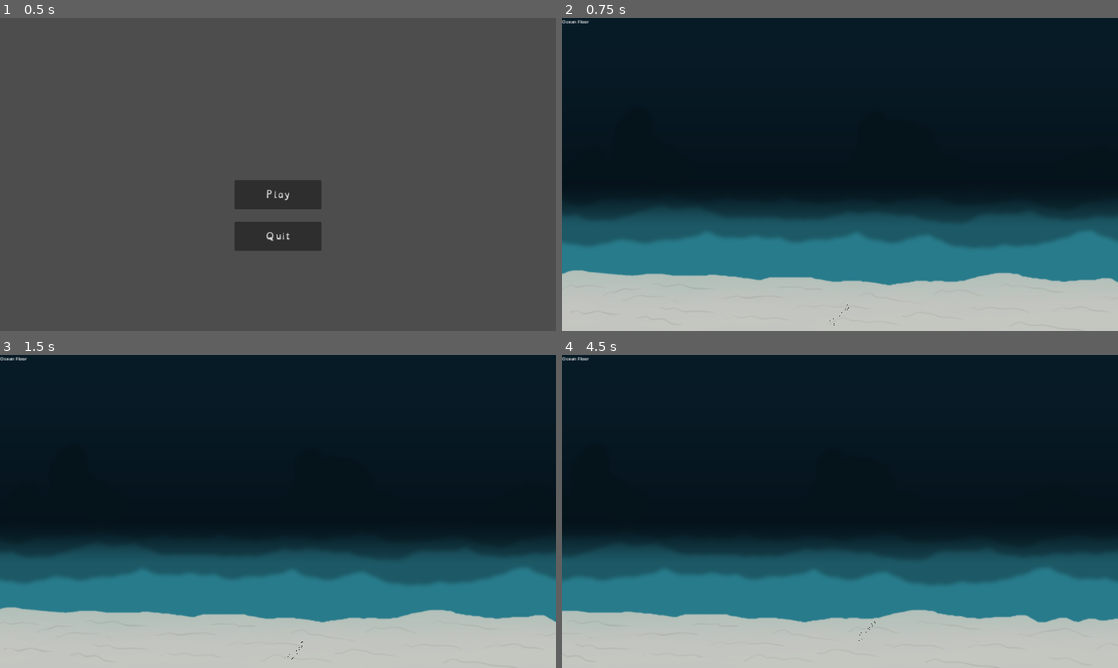
Above: before the commit, frames 1-4 (two rows, left to right).
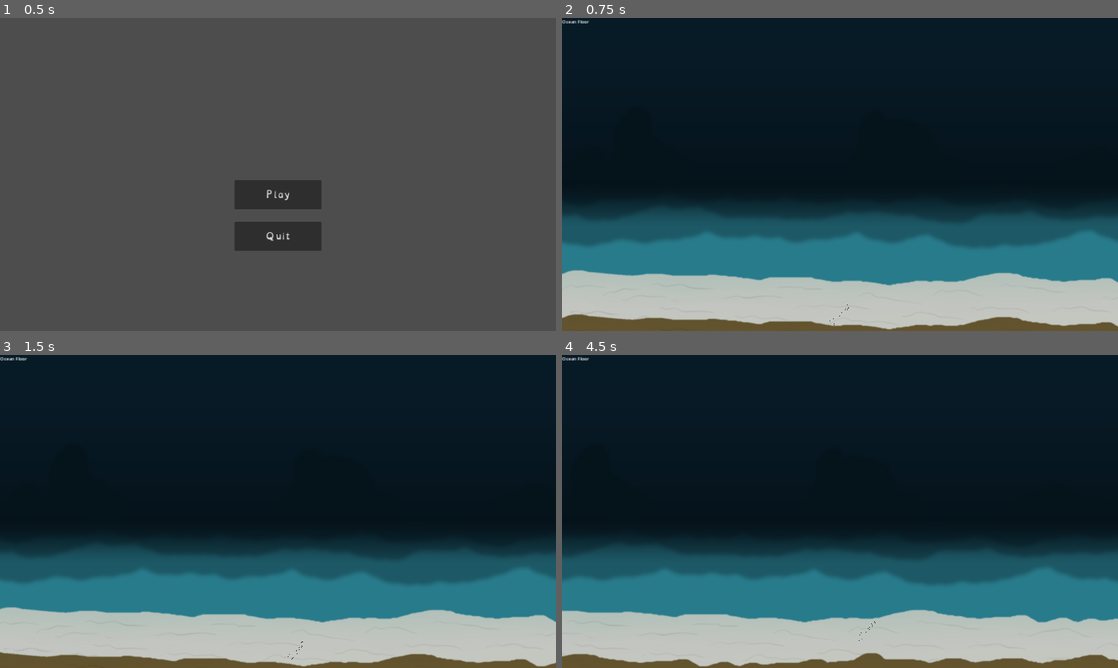
Above: after the commit, the same moments.

Repository: KeyraWebb/Cheezbored
Game: Godot game, scene res://scenes/game.tscn
The game is run twice, just before and just after one commit, with the same random seed, the same clock (stepped at 60 frames per second) and the same inputs.
Inputs:
- Up to frame 1 (0.5 s): no input
- Up to frame 2 (0.75 s): click "Play" at 0.5 s
- Up to frame 3 (1.5 s): tap Enter at 1.25 s; hold Right (move_right) from 1.28 s (still down)
- Up to frame 4 (4.5 s): tap Space (jump) at 1.52, 2.27, 3.77 s; release Right (move_right) at 2.78 s; hold Left (move_left) 2.78-3.53 s; hold Right (move_right) from 3.53 s (still down)

Frame 1 is identical in both runs. In frame 2, 3.1% of the frame differs, in the area x 0-100%, y 94-100%; in frame 3, 2.9%; in frame 4, 2.7%.

Commit message:
added foreground

Diff:
--- a/scenes/zone_loader_test.tscn
+++ b/scenes/zone_loader_test.tscn
@@ -1,9 +1,10 @@
-[gd_scene load_steps=8 format=3 uid="uid://crs5bfilcviv6"]
+[gd_scene load_steps=9 format=3 uid="uid://crs5bfilcviv6"]
 
 [ext_resource type="PackedScene" uid="uid://df6n5fnrrtxh8" path="res://scenes/objects/player.tscn" id="1_5dfng"]
-[ext_resource type="Texture2D" uid="uid://c5u8aug8o1qd0" path="res://assets/sprites/Setting Image temp.png" id="2_avkxb"]
 [ext_resource type="Script" path="res://scripts/zones.gd" id="2_usm80"]
+[ext_resource type="Texture2D" uid="uid://b4wivdan60b3l" path="res://assets/sprites/backgrounds/OceanFloorRear.png" id="3_4ws3a"]
 [ext_resource type="PackedScene" uid="uid://cmqbyvfy0nnwb" path="res://scenes/zones/ocean_floor.tscn" id="3_v1qq2"]
+[ext_resource type="Texture2D" uid="uid://bfws0r5mvw126" path="res://assets/sprites/backgrounds/OceanFloorFront.png" id="4_v5auo"]
 
 [sub_resource type="WorldBoundaryShape2D" id="WorldBoundaryShape2D_c0pn0"]
 
@@ -54,31 +55,46 @@
 offset_bottom = 23.0
 text = "TEXT"
 
+[node name="ParallaxBackground" type="ParallaxBackground" parent="Zones"]
+
+[node name="OceanBack" type="ParallaxLayer" parent="Zones/ParallaxBackground"]
+motion_scale = Vector2(0.2, 0.2)
+
+[node name="Background" type="Sprite2D" parent="Zones/ParallaxBackground/OceanBack"]
+z_index = -20
+position = Vector2(0, -540)
+texture = ExtResource("3_4ws3a")
+centered = false
+
+[node name="OceanMid" type="ParallaxLayer" parent="Zones/ParallaxBackground"]
+motion_scale = Vector2(0.4, 0.4)
+
+[node name="foreground" type="Sprite2D" parent="Zones/ParallaxBackground/OceanMid"]
+texture = ExtResource("4_v5auo")
+centered = false
+
+[node name="ParallaxForeground" type="ParallaxBackground" parent="Zones"]
+layer = 99
+
+[node name="OceanMid" type="ParallaxLayer" parent="Zones/ParallaxForeground"]
+motion_scale = Vector2(2, 2)
+
+[node name="foreground" type="Sprite2D" parent="Zones/ParallaxForeground/OceanMid"]
+modulate = Color(0.541968, 0.431687, 0.245833, 1)
+position = Vector2(0, 152)
+texture = ExtResource("4_v5auo")
+centered = false
+
 [node name="Ocean Floor" parent="Zones" instance=ExtResource("3_v1qq2")]
 
 [node name="Kelp Forest" type="Node2D" parent="Zones" groups=["Zones"]]
 position = Vector2(1960, -624)
 scale = Vector2(0.5, 0.5)
 
-[node name="Background" type="Sprite2D" parent="Zones/Kelp Forest"]
-z_index = -20
-position = Vector2(1760, 0)
-texture = ExtResource("2_avkxb")
-
 [node name="Popped Town" type="Node2D" parent="Zones" groups=["Zones"]]
 position = Vector2(4230, -624)
 scale = Vector2(0.5, 0.5)
 
-[node name="Background" type="Sprite2D" parent="Zones/Popped Town"]
-z_index = -20
-position = Vector2(1760, 0)
-texture = ExtResource("2_avkxb")
-
 [node name="Rocky Outcrops" type="Node2D" parent="Zones" groups=["Zones"]]
 position = Vector2(6839, -624)
 scale = Vector2(0.5, 0.5)
-
-[node name="Background" type="Sprite2D" parent="Zones/Rocky Outcrops"]
-z_index = -20
-position = Vector2(1760, 0)
-texture = ExtResource("2_avkxb")
--- a/scenes/zones/ocean_floor.tscn
+++ b/scenes/zones/ocean_floor.tscn
@@ -1,25 +1,4 @@
-[gd_scene load_steps=3 format=3 uid="uid://cmqbyvfy0nnwb"]
-
-[ext_resource type="Texture2D" uid="uid://b4wivdan60b3l" path="res://assets/sprites/backgrounds/OceanFloorRear.png" id="1_revos"]
-[ext_resource type="Texture2D" uid="uid://bfws0r5mvw126" path="res://assets/sprites/backgrounds/OceanFloorFront.png" id="2_wjmti"]
+[gd_scene format=3 uid="uid://cmqbyvfy0nnwb"]
 
 [node name="Ocean Floor" type="Node2D" groups=["Zones"]]
 scale = Vector2(0.5, 0.5)
-
-[node name="ParallaxBackground" type="ParallaxBackground" parent="."]
-
-[node name="ParallaxLayer" type="ParallaxLayer" parent="ParallaxBackground"]
-motion_scale = Vector2(0.2, 0.2)
-
-[node name="Background" type="Sprite2D" parent="ParallaxBackground/ParallaxLayer"]
-z_index = -20
-position = Vector2(0, -540)
-texture = ExtResource("1_revos")
-centered = false
-
-[node name="ParallaxLayer2" type="ParallaxLayer" parent="ParallaxBackground"]
-motion_scale = Vector2(0.4, 0.4)
-
-[node name="foreground" type="Sprite2D" parent="ParallaxBackground/ParallaxLayer2"]
-texture = ExtResource("2_wjmti")
-centered = false
